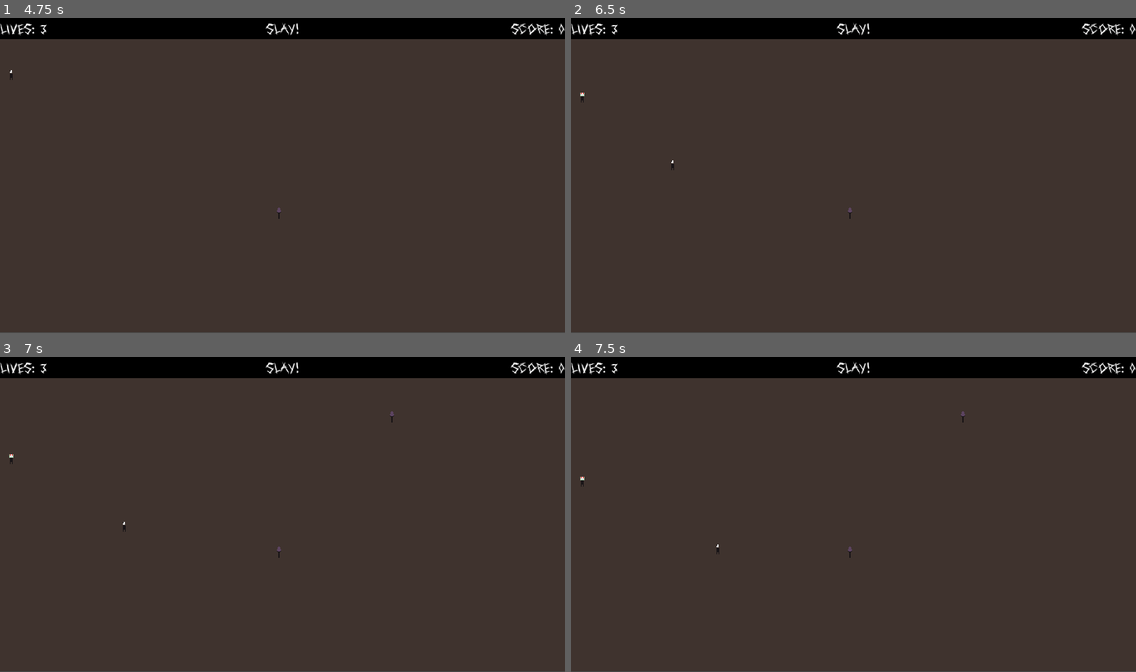
Above: before the commit, frames 1-4 (two rows, left to right).
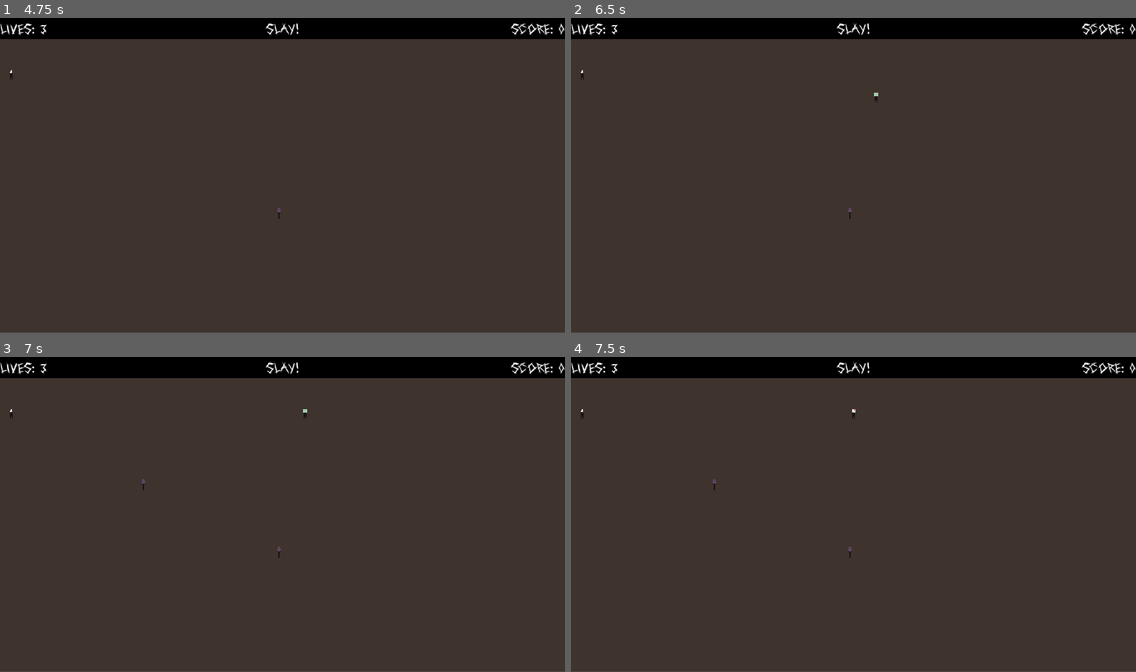
Above: after the commit, the same moments.

Repository: Academia-Team/Academia-Fall-of-the-Citadel
Game: Godot game, scene res://scene/intro.tscn
Two runs of this game, one before a commit and one after it. Both use one fixed random seed, a clock stepped at 60 frames per second and the inputs below. Sound files missing from this copy of the repository are replaced by a short silence.
Inputs (mouse positions are in pixels of both pictures, inside the frame that each line leads up to):
- Up to frame 1 (4.75 s): tap Enter at 0.5, 2, 3.5 s; move the mouse to (254, 238) at 0.52 s; hold Ctrl (stay) 0.53-1.28 s; hold Up (move_up) 0.53-2.03 s; tap Space (action) at 0.6, 1.25, 1.55, 2.1, 2.75, 3.05, 3.6, 4.25, 4.55 s; click (254, 238) at 0.67 s; move the mouse to (452, 222) at 1.27 s; tap Ctrl (stay) at 1.35, 2.85, 4.35 s; move the mouse to (113, 128) at 2.02 s; hold Ctrl (stay) 2.03-2.78 s; hold B (move_down_left) 2.03-3.53 s; move the mouse to (310, 175) at 2.77 s; click (310, 175) at 2.92 s; move the mouse to (197, 93) at 3.52 s; hold Down (move_down) 3.53-4.28 s; hold Ctrl (stay) 3.53-4.28 s; move the mouse to (406, 159) at 4.27 s; hold N (move_down_right) from 4.28 s (still down)
- Up to frame 2 (6.5 s): move the mouse to (740, 191) at 5.02 s; release N (move_down_right) at 5.03 s; hold Up (move_up) 5.03-5.78 s; hold Ctrl (stay) 5.03-5.78 s; tap Space (action) at 5.1, 6.05 s; click (740, 191) at 5.17 s; move the mouse to (910, 106) at 5.77 s; hold N (move_down_right) from 5.78 s (still down); tap Ctrl (stay) at 5.85 s
- Up to frame 3 (7 s): keep holding N (move_down_right); move the mouse to (254, 577) at 6.52 s; hold Ctrl (stay) from 6.53 s (still down); tap Space (action) at 6.6 s
- Up to frame 4 (7.5 s): keep holding N (move_down_right); move the mouse to (1023, 561) at 7.27 s; release Ctrl (stay) at 7.28 s; tap Ctrl (stay) at 7.35 s; click (1023, 561) at 7.42 s

Frame 1 is identical in both runs. In frame 2, less than 0.1% of the frame differs, in the area x 1-55%, y 16-49%; in frame 3, less than 0.1%, in the area x 1-70%, y 16-56%; in frame 4, less than 0.1%.

Commit message:
Do not queue up player movements
Makes the player easier to control. Fixes #16.

Diff:
--- a/scene/player.gd
+++ b/scene/player.gd
@@ -7,8 +7,7 @@
 var targets = [null, null, null, null]
 var target_to_destroy
 
-const MOVE_QUEUE_SZ = 256
-var move_queue
+var future_dir
 
 const NUM_DIRS = 4
 const NUM_ORIENT = 4
@@ -24,25 +23,7 @@
 
 func set_dir(dir):
 	$move_timer.set_paused(true)
-
-	var found_opposing_dir = false
-	var opposing_dir_array = Direction.get_opposing_dirs(dir)
-	var opposing_dir_sz = opposing_dir_array.size()
-	var opposing_dir_idx = 0
-
-	while not found_opposing_dir and opposing_dir_idx < opposing_dir_sz:
-		if move_queue.contains(opposing_dir_array[opposing_dir_idx]):
-			$move_timer.stop()
-			move_queue.clear()
-			$move_input_timer.start()
-			found_opposing_dir = true
-
-		opposing_dir_idx += 1
-
-	if not found_opposing_dir and $move_input_timer.is_stopped():
-		move_queue.queue(dir)
-		$move_input_timer.start()
-
+	future_dir = dir
 	$move_timer.set_paused(false)
 
 func pos_in_bounds(pos):
@@ -99,7 +80,7 @@
 
 func _process(_delta):
 	if lives > 0:
-		if not move_queue.empty() and $move_timer.is_stopped():
+		if future_dir != null:
 			$move_timer.start()
 
 		handle_action()
@@ -109,7 +90,7 @@
 func _ready():
 	held_item = null
 	lives = 3
-	move_queue = Queue.new(MOVE_QUEUE_SZ)
+	future_dir = null
 	emit_signal("health_change", lives)
 
 	hide()
@@ -154,15 +135,12 @@
 
 
 func _on_move_timer_timeout():
-	if not move_queue.empty():
-		var dir = move_queue.dequeue()
-		var future_pos = Direction.translate_pos(position, dir, 32)
+	if future_dir != null:
+		var future_pos = Direction.translate_pos(position, future_dir, 32)
+		future_dir = null
 
 		if pos_in_bounds(future_pos):
 			position = future_pos
-		else:
-			move_queue.clear()
-
 
 func _on_player_area_shape_entered(_area_rid, area, _area_shape_index, local_shape_index):
 	var triggered_collisionbox = shape_owner_get_owner(local_shape_index)
